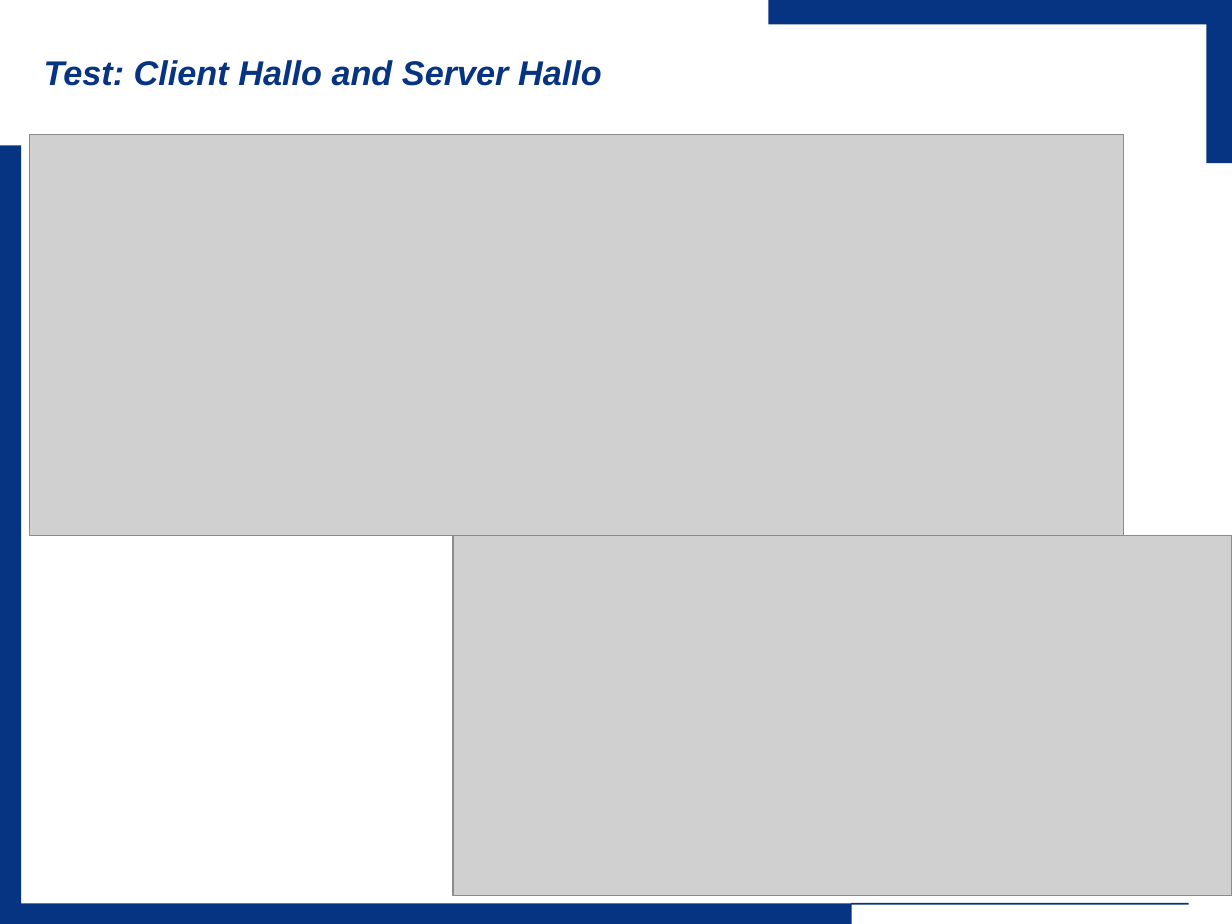
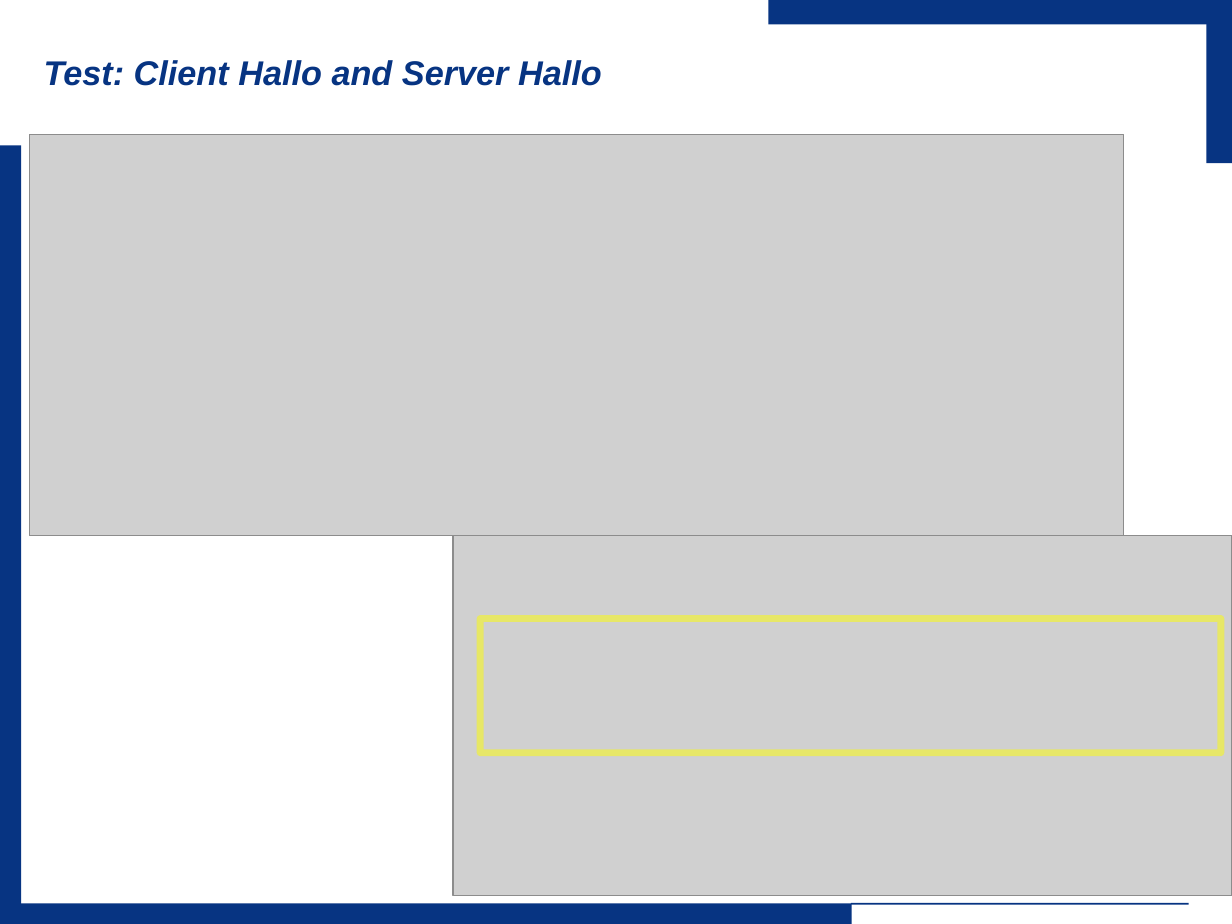
Before and after one commit to wsuetholz/opc-ua-wangyk-upb-morpho, a slide deck: slide 14 of ppt/System Implementation.pptx (slide 13 before the commit). Drawn at 1232x924 pixels with LibreOffice and Linux fonts; fonts in the diff are those of the drawing; grey boxes stand for pictures; background and template pictures are left out. Boxes give left, top, right and bottom in pixels: in the first picture for what was removed or moved away, otherwise in the second. Text is boxed around its words. In the diff, an @@ line names an element or a change of style, - is before the commit and + after.

```diff
--- a/ppt/System Implementation.pptx
+++ b/ppt/System Implementation.pptx
@@ rectangle added at (x1=480, y1=618, x2=1221, y2=753), outline #FFFF00 4 pt @@
```
Also in this commit, not shown: 7 other slides changed, 1 slide added, 2 other files.
